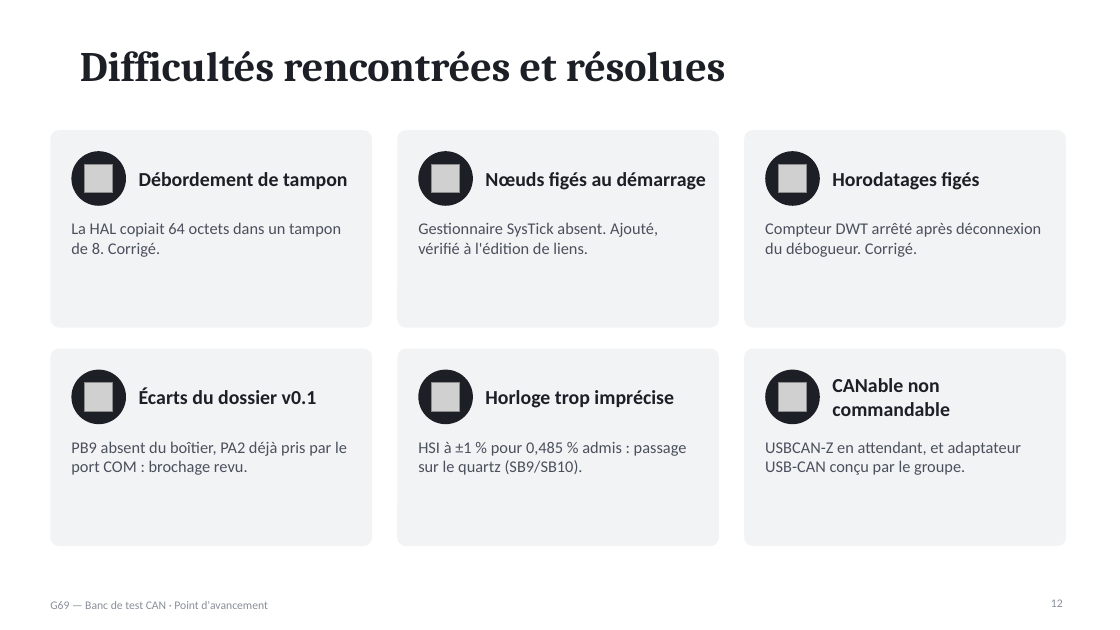
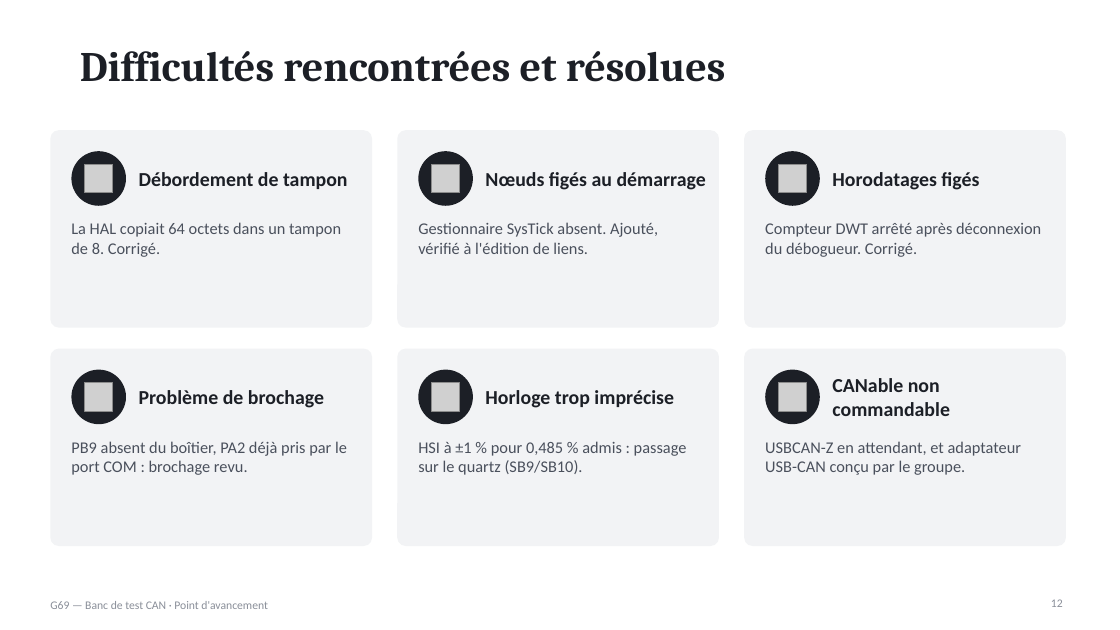
Before and after one commit to xopigun/Projet2A, a slide deck: slide 12 of banc-can/docs/presentation/Avancement_Bus_CAN_G69.pptx. Drawn at 1120x630 pixels with LibreOffice and Linux fonts; fonts in the diff are those of the drawing; grey boxes stand for pictures. Boxes give left, top, right and bottom in pixels: in the first picture for what was removed or moved away, otherwise in the second. Text is boxed around its words. In the diff, an @@ line names an element or a change of style, - is before the commit and + after.

```diff
--- a/banc-can/docs/presentation/Avancement_Bus_CAN_G69.pptx
+++ b/banc-can/docs/presentation/Avancement_Bus_CAN_G69.pptx
@@ text at (x1=139, y1=390, x2=324, y2=408): text changed @@
-Écarts du dossier v0.1
+Problème de brochage
```
